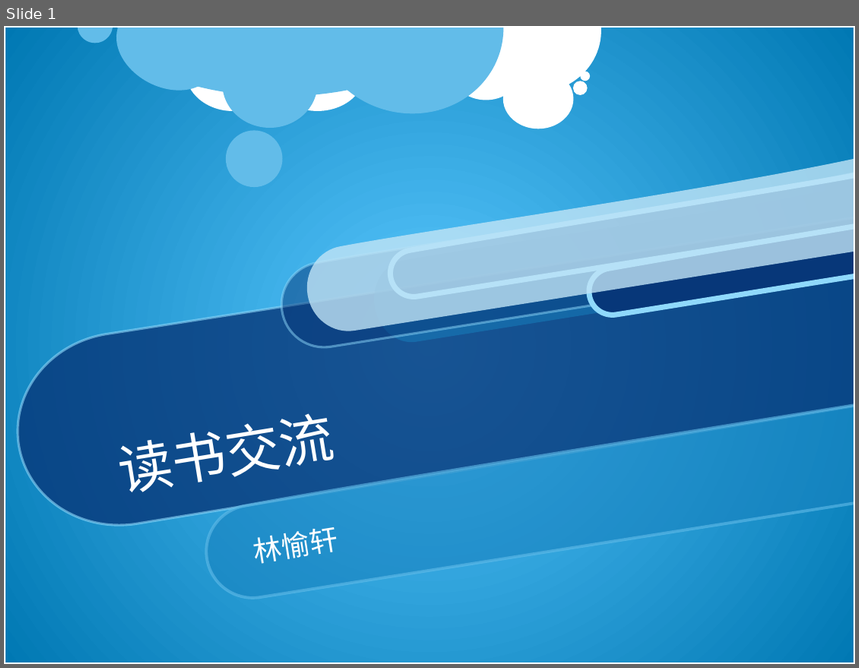
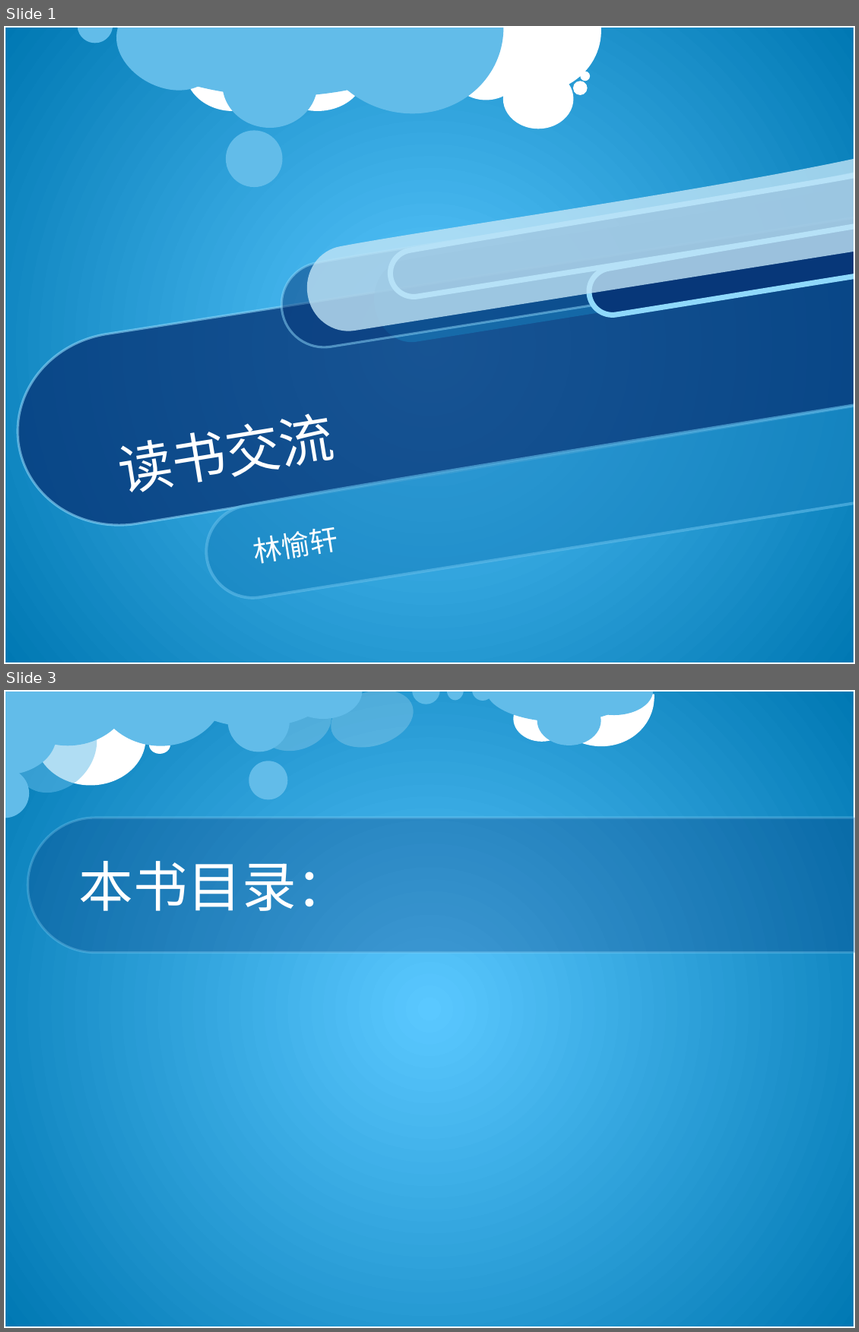
Before and after one commit to calvinweb/ppt, a slide deck: 读书交流-林愉轩.pptx. Shown one above the other, each under a label of ours: slide 1 before the commit, slides 1 and 3 after it; the slides between them are not shown. The pictures are 859x668 and 859x1332 pixels, drawn with LibreOffice and Linux fonts; fonts in the diff are those of the drawing; background and template pictures are left out. Boxes give left, top, right and bottom in pixels: in the first picture for what was removed or moved away, otherwise in the second. Text is boxed around its words. In the diff, an @@ line names an element or a change of style, - is before the commit and + after.

```diff
--- a/读书交流-林愉轩.pptx
+++ b/读书交流-林愉轩.pptx
@@ slide 3 added at bbox=[4, 690, 855, 1328], background picture (left out); not listed: 1 template element that a slide beside it also shows @@
@@ group added at bbox=[4, 690, 667, 818]: 11 pie slice (boxed as its full ellipse)s, 9 ellipses, 1 arc (boxed as its full ellipse) @@
@@ round same rect added at bbox=[28, 817, 855, 953], fill #073779 at 30% opacity, outline #8FD9FB 2 pt @@
@@ title added at bbox=[79, 861, 351, 911], 46 pt, text #FFFFFF @@
+本书目录：
```
Also in this commit, not shown: 1 other slide added, 1 slide removed.
